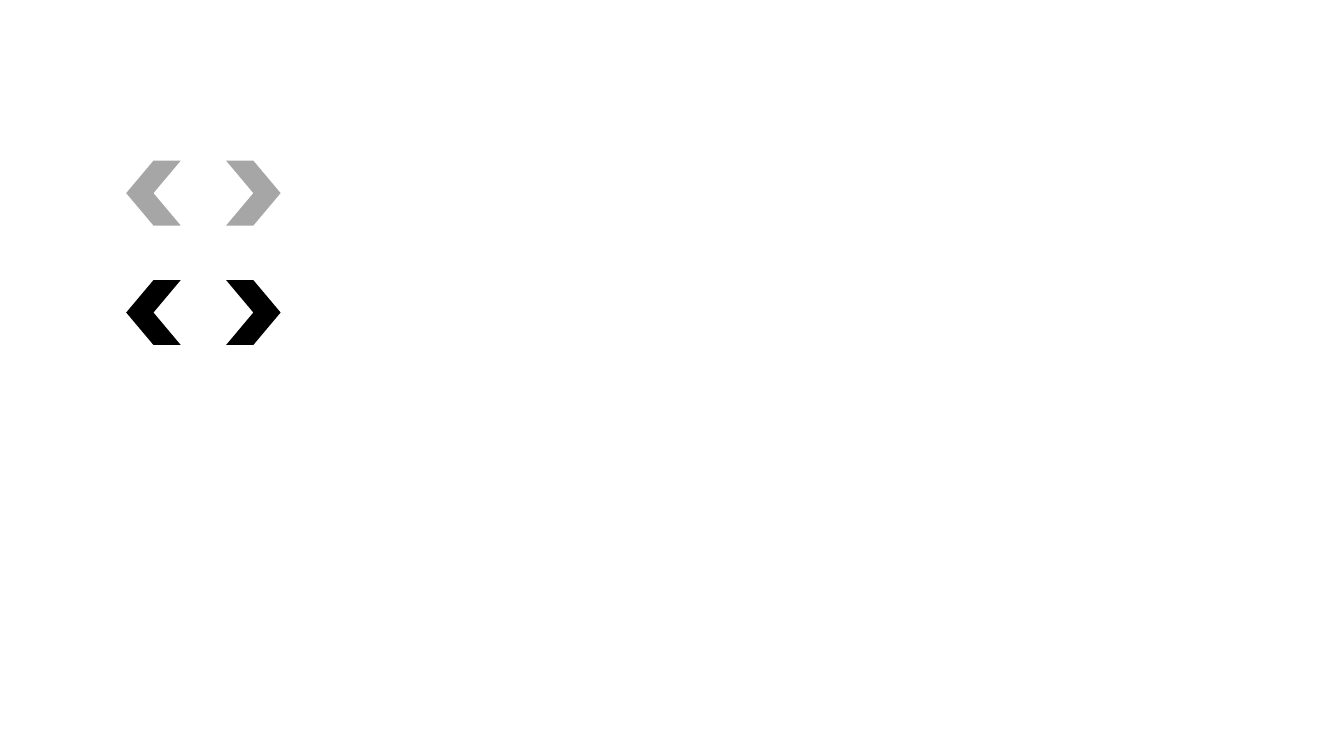
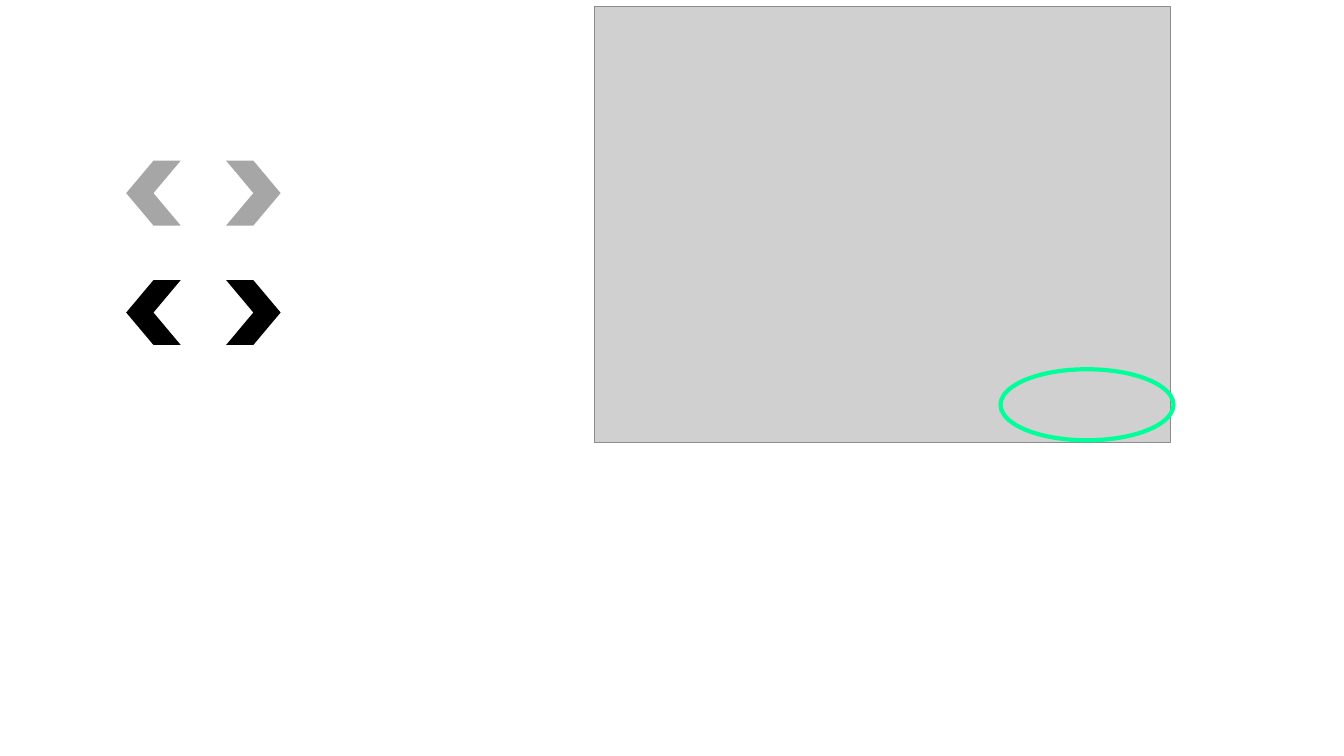
Before and after one commit to hailsong/HG_guide, a slide deck: slide 4 of images.pptx. Drawn at 1344x756 pixels with LibreOffice and Linux fonts; fonts in the diff are those of the drawing; grey boxes stand for pictures. Boxes give left, top, right and bottom in pixels: in the first picture for what was removed or moved away, otherwise in the second. Text is boxed around its words. In the diff, an @@ line names an element or a change of style, - is before the commit and + after.

```diff
--- a/images.pptx
+++ b/images.pptx
@@ picture added at [594,7,1171,443] @@
@@ ellipse added at [1001,369,1175,441], outline #00FF99 3 pt @@
```
Also in this commit, not shown: 4 slides added, 1 slide removed, 18 other files.
